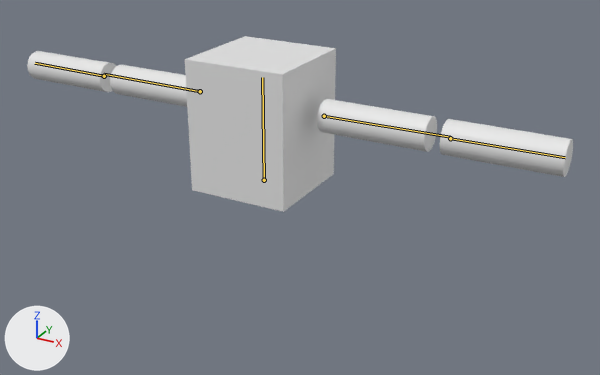
The FBX model Terminus/Assets/Models/CubeReed/CubeReed.fbx: old version first, new version second.
Both versions are drawn from a camera (50 mm lens) standing at (1.68, -2.75, 2.39) and looking at (0.15, 0.03, 1.0). Every picture has the same lights, and +X, +Y and +Z are marked at lower left. The first picture is the older version. The bones that change, and the others that lie on the model, are drawn over the model as lines.

Objects in the first picture: 'CubeReed'.
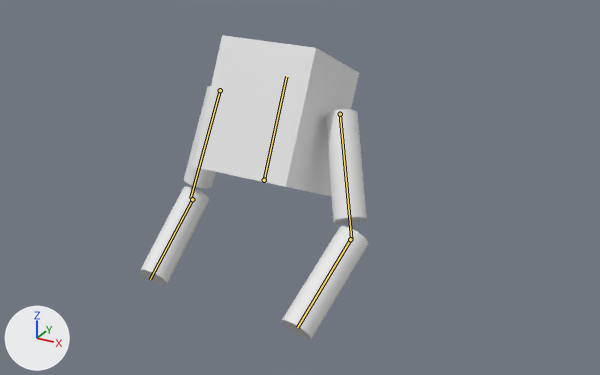
The newer file adds an action. The first version stands in its rest pose; the second is drawn at frame 9 of the action 'Armature|Hurt'.

The edits, one by one:
Bone 'Bone_body' (bone_bone_body) turns from (0, 0, 0) to (0, 0, -26) degrees about its own x, y and z.
Bone 'Bone_UA_L' (bone_bone_ua_l) turns from (0, 0, 0) to (-70, -6, 1) degrees about its own x, y and z.
Bone 'Bone_LA_L' (bone_bone_la_l) turns from (0, 0, 0) to (-27, -8, -21) degrees about its own x, y and z.
Bone 'Bone_UA_R' (bone_bone_ua_r) turns from (0, 0, 0) to (78, -14, 0) degrees about its own x, y and z.
Bone 'Bone_LA_R' (bone_bone_la_r) turns from (0, 0, 0) to (10, 8, -42) degrees about its own x, y and z.

What differs and where, as boxes (x1, y1, x2, y2) in the pictures (600 x 375 px):
'CubeReed', posed (58% narrower, 73% taller)
    before: (27, 36, 573, 212)
    after: (140, 35, 368, 340)
bone 'Bone_body', root to tip
    before: (264, 180) to (262, 77)
    after: (264, 180) to (286, 76)
bone 'Bone_UA_L', root to tip
    before: (324, 116) to (450, 137)
    after: (340, 114) to (351, 239)
bone 'Bone_LA_L', root to tip
    before: (450, 138) to (565, 157)
    after: (350, 239) to (297, 327)
bone 'Bone_UA_R', root to tip
    before: (200, 91) to (104, 74)
    after: (220, 90) to (190, 198)
bone 'Bone_LA_R', root to tip
    before: (104, 76) to (35, 63)
    after: (192, 199) to (150, 279)
